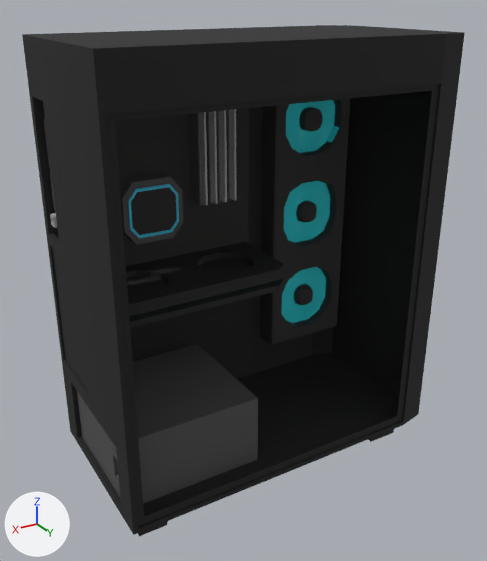
Renders of the glTF model GLTFs/computer towers/desktop - 8.27Wx16.5Dx19.5H.glb from each side of a commit.
The view is the same before and after, from a 50 mm lens placed at (15.4, 24.8, 21.0), pointed at (0.6, 0.2, 8.7). Every picture has the same lights, and +X, +Y and +Z are marked at lower left. Where no turn or scale is listed for an object, it has been applied to the vertices. Vertices at the same position are counted once.
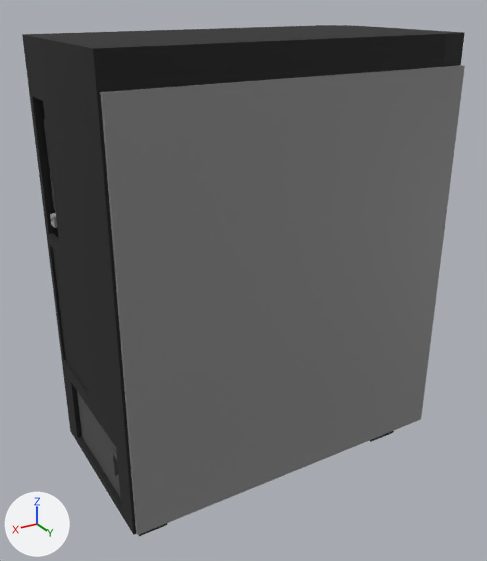
Where the newer file only moved an object's origin or applied its transform, the numbers keep the older frame.

The change in detail:
Material 'Material.001' (mat_material_001) is new.
Its base color is (0.246, 0.246, 0.246) (grey #888888).
me_cube_008 is used by ob_cube; location (0.0, 0.0, 9.99).
me_cube_008 had 18174 vertices, 36280 faces and spanned x -8.2..8.2, y -4.1..4.1, z -10.0..9.5.
me_cube_008 now has 2120 vertices, 4180 faces and spans x -8.2..8.2, y -4.1..4.3, z -10.0..9.4.
me_cube_008 part 1: a new loose piece of 80 vertices spanning x -7.7..8.1, y 4.1..4.3, z -9.4..8.2, in mat_material_001 (grey #888888).
me_cube_008 part 2: the loose piece of 8 vertices spanning x -0.3..-0.2, y -3.4..-2.0, z 1.9..7.2 is deleted.
me_cube_008 part 3: the loose piece of 8 vertices spanning x 0.2..0.3, y -3.4..-2.0, z 1.9..7.2 is deleted.
me_cube_008 part 4: the loose piece of 8 vertices spanning x 0.7..0.8, y -3.4..-2.0, z 1.9..7.2 is deleted.
me_cube_008 part 5: 114 vertices moved within x -7.0..-2.5, y -3.3..-2.0, z -6.6..7.6; 16301 vertices removed from x -7.0..-2.5, y -3.3..-2.0, z -6.6..7.6; 191 vertices added at x -7.0..-2.5, y -3.3..-2.0, z -6.6..7.6.
me_cube_008 now uses material mat_material_001 (grey #888888).

Pixel boxes (x1, y1, x2, y2) of what changed, in the pictures (487 x 561 px):
part 1 of me_cube_008, added: after (100, 65, 465, 535)
part 2 of me_cube_008, deleted: before (229, 109, 236, 200)
part 3 of me_cube_008, deleted: before (219, 110, 227, 202)
part 4 of me_cube_008, deleted: before (209, 111, 218, 204)
part 5 of me_cube_008, cut back: before (260, 98, 350, 345)
